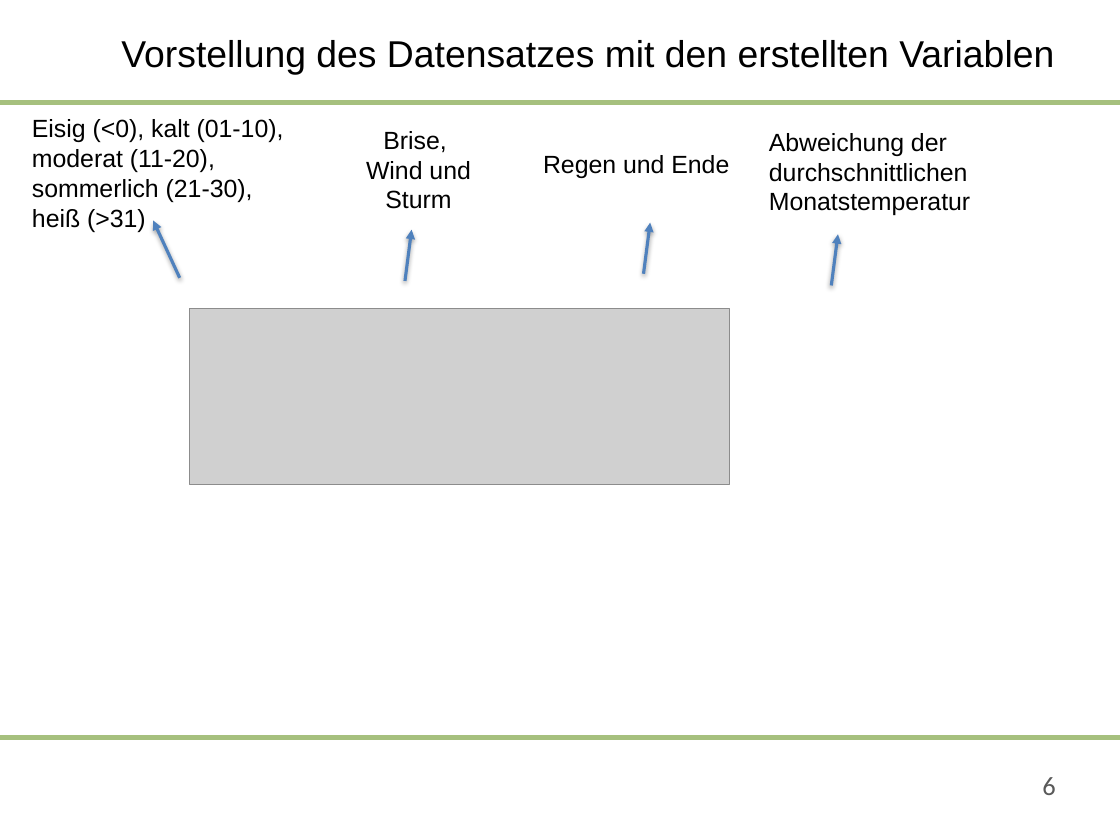
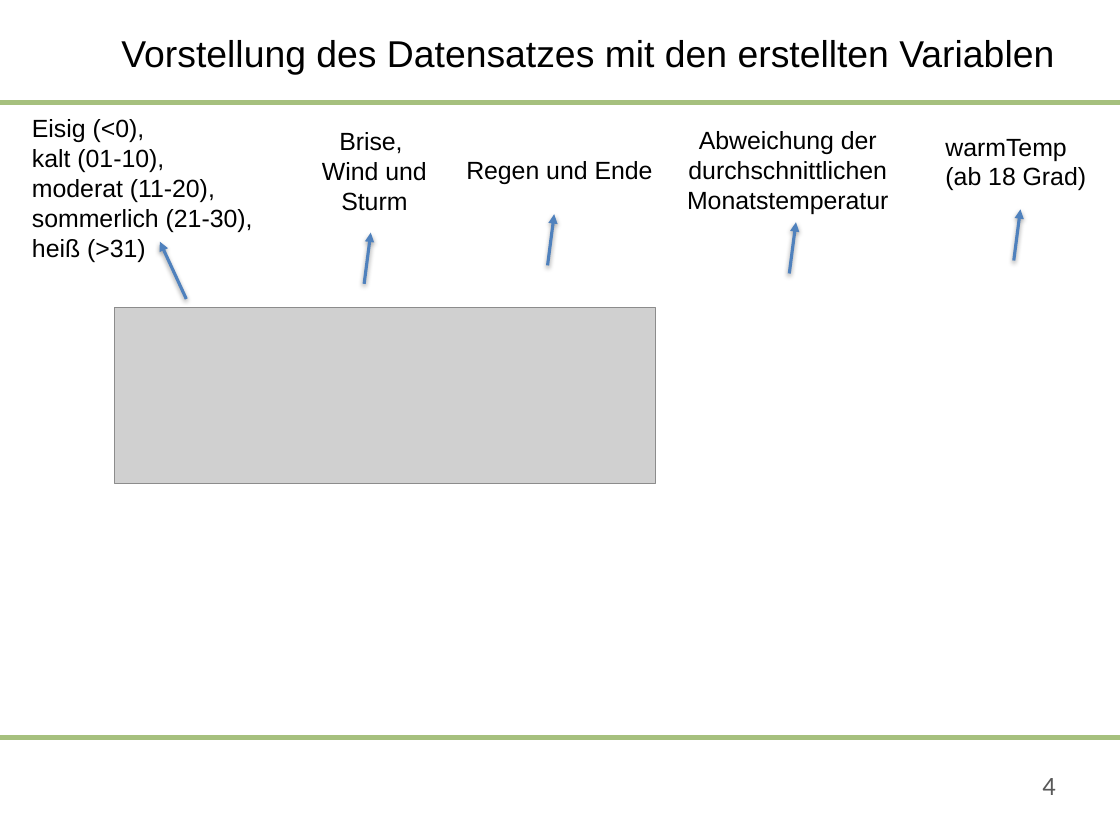
Before and after one commit to saludwig26/Data-science-Team-5-1, a slide deck: slide 4 of 09-06-2020-Präsentation_Team 5.pptx (slide 6 before the commit). Drawn at 1120x840 pixels with LibreOffice and Linux fonts; fonts in the diff are those of the drawing; grey boxes stand for pictures; background and template pictures are left out. Boxes give left, top, right and bottom in pixels: in the first picture for what was removed or moved away, otherwise in the second. Text is boxed around its words. In the diff, an @@ line names an element or a change of style, - is before the commit and + after.

```diff
--- a/09-06-2020-Präsentation_Team 5.pptx
+++ b/09-06-2020-Präsentation_Team 5.pptx
@@ text "Eisig (<0), kalt (01-10), moderat ..." rewrapped from [32,119,284,232] to [32,119,253,262] @@
@@ text "Abweichung der durchschnittlichen Monatstemperatur": place and size @@
-text "Abweichung der durchschnittlichen Monatstemperatur" at [769,133,970,215]
+text "Abweichung der durchschnittlichen Monatstemperatur" at [687,131,888,214]
@@ text "Abweichung der durchschnittlichen Monatstemperatur" at [687,131,888,214]: alignment left to centre @@
@@ text "Brise,": place and size @@
-text "Brise," at [366,131,470,209]
+text "Brise," at [322,132,426,211]
@@ text "Regen und Ende": place and size @@
-text "Regen und Ende" at [543,155,729,178]
+text "Regen und Ende" at [466,161,653,184]
@@ text added at [945,139,1086,190], 16 pt, text #000000 @@
+warmTemp
+(ab 18 Grad)
@@ arrow added from (1014, 261) to (1020, 209), #4F81BD 2 pt @@
@@ arrow moved from (405, 281) - (412, 230) to (364, 283) - (371, 233) @@
@@ arrow moved from (644, 273) - (651, 223) to (548, 265) - (554, 214) @@
@@ arrow moved from (831, 286) - (838, 234) to (790, 273) - (796, 222) @@
@@ arrow moved from (179, 278) - (153, 221) to (186, 299) - (160, 242) @@
@@ picture: place and size @@
-picture at [189,309,730,485]
+picture at [115,308,656,484]
@@ page number at [1042,778,1055,795]: text changed @@
-6
+4
```
Also in this commit, not shown: 4 other slides changed, 4 slides added.
